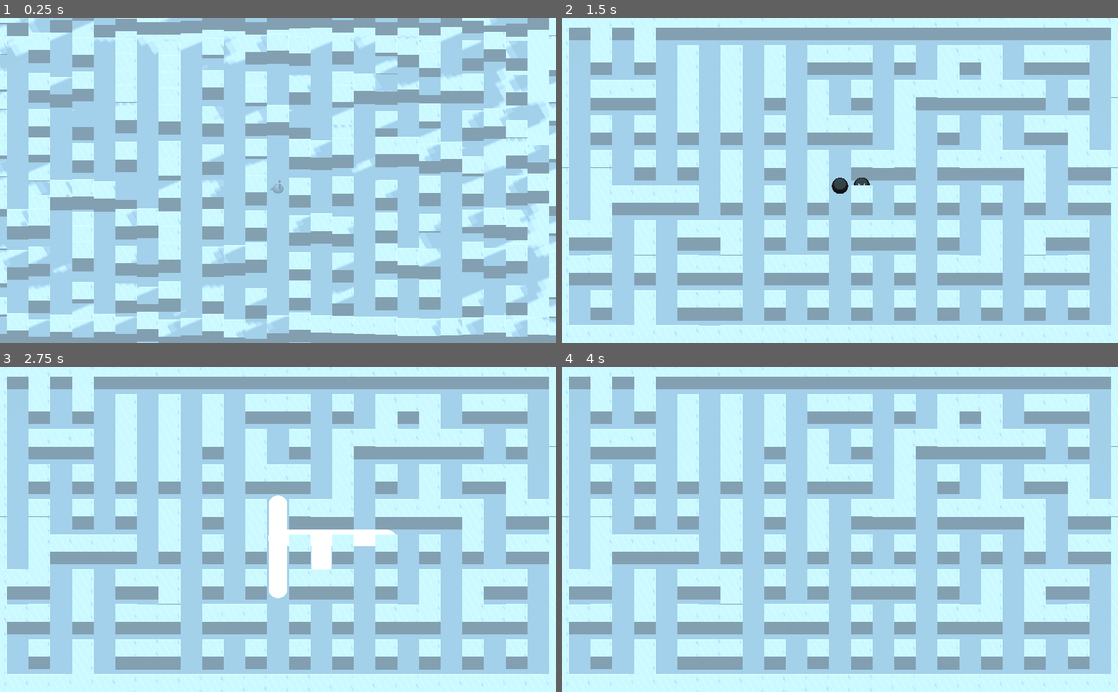
Above: before the commit, frames 1-4 (two rows, left to right).
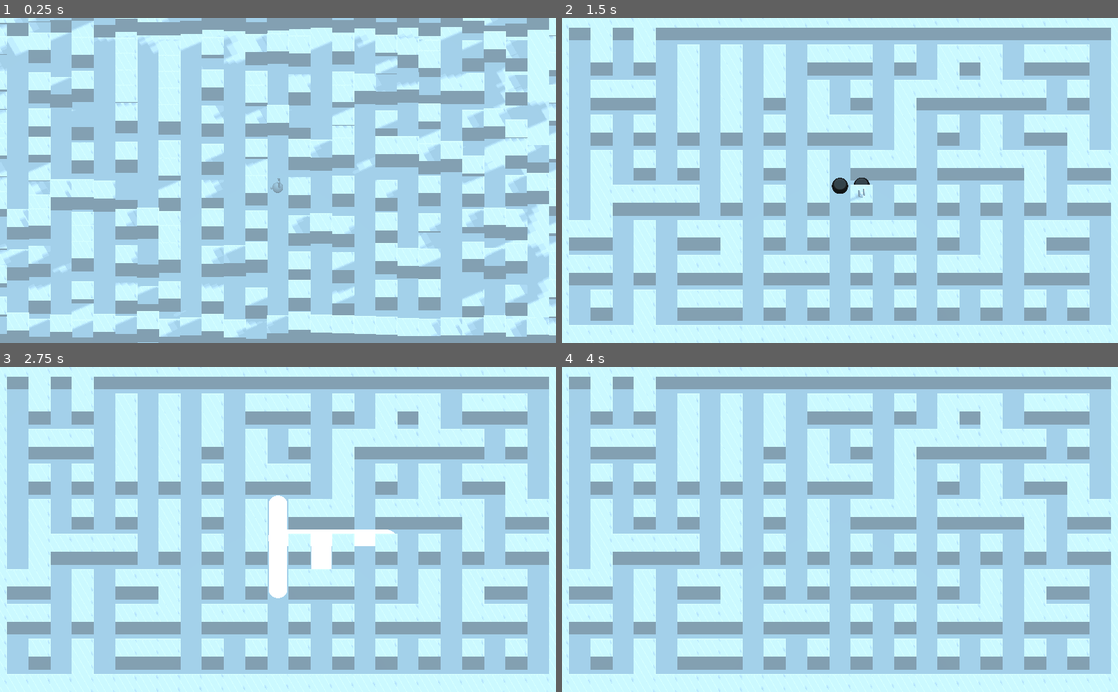
Above: after the commit, the same moments.

Repository: droqen/tojam2024battle
Game: Godot game, scene res://dev/droqen/control_test.tscn
Same seed, same stepped clock (60 frames per second), same inputs: the game is played once before the commit and once after it.
Inputs:
- Up to frame 1 (0.25 s): no input
- Up to frame 2 (1.5 s): tap Enter (ui_accept) at 0.5, 0.6, 0.77, 1.07, 1.35 s; hold Right (ui_right) 0.53-1.28 s; hold Down (ui_down) from 1.28 s (still down)
- Up to frame 3 (2.75 s): tap Enter (ui_accept) at 1.52, 1.82, 2, 2.1 s; release Down (ui_down) at 2.03 s; hold Right (ui_right) from 2.03 s (still down)
- Up to frame 4 (4 s): release Right (ui_right) at 2.78 s; hold Up (ui_up) 2.78-3.53 s; tap Enter (ui_accept) at 2.85, 3.02, 3.32, 3.6, 3.77 s; hold Left (ui_left) from 3.53 s (still down)

The runs differ from the first frame. In frame 1, 2.4% of the frame differs, in the area x 0-100%, y 0-100%; in frame 2, 1.8%; in frame 3, 1.7%; in frame 4, 1.7%.

Commit message:
bunny position stuff

Diff:
--- a/bomberman_project/dev/droqen/GridMover.gd
+++ b/bomberman_project/dev/droqen/GridMover.gd
@@ -5,8 +5,9 @@
 
 func _physics_process(_delta):
 
-	$looktarget.translation = lerp($looktarget.translation, goalfacedir, 0.40)
-	look_at_from_position(Vector3.ZERO, $looktarget.translation, Vector3.UP)
+	$looktarget.translation = lerp($looktarget.translation + translation, goalfacedir, 0.40)
+	look_at($looktarget.translation, Vector3.UP)
+#	look_at_from_position(Vector3.ZERO, $looktarget.translation, Vector3.UP)
 
 	$Node/column.translation = goalpos
 
--- /dev/null
+++ b/bomberman_project/dev/droqen/jitter_test.tscn
@@ -0,0 +1,11 @@
+[gd_scene load_steps=2 format=2]
+
+[ext_resource path="res://gameplay/basic_block.tscn" type="PackedScene" id=1]
+
+[node name="Spatial" type="Spatial"]
+
+[node name="block" parent="." instance=ExtResource( 1 )]
+transform = Transform( 1, 0, 0, 0, 1, 0, 0, 0, 1, 0, 2.14871, 0 )
+
+[node name="Camera" type="Camera" parent="."]
+transform = Transform( 1, 0, 0, 0, 1, 0, 0, 0, 1, 0, 0, 4.92779 )
--- a/bomberman_project/gameplay/GridObject.gd
+++ b/bomberman_project/gameplay/GridObject.gd
@@ -5,6 +5,7 @@
 var cell : Vector2
 
 var velocity : Vector3
+var floorheight : float = 0.0
 
 var just_entered : bool = false
 
@@ -40,13 +41,16 @@
 		return true
 func _physics_process(_delta):
 	just_entered = false
-	velocity.x = lerp(velocity.x, (goalpos-translation).x, 0.15)
-	velocity.z = lerp(velocity.z, (goalpos-translation).z, 0.15)
-	if translation.y > 0:
+	var new_ground_velocity = lerp(velocity, (goalpos-translation).limit_length(0.2)*2, 0.2)
+	if (goalpos-translation).length() < 0.2:
+		new_ground_velocity *= 0.5
+	velocity.x = new_ground_velocity.x
+	velocity.z = new_ground_velocity.z
+	if translation.y > floorheight + 0.01 or velocity.y > 0:
 		velocity.y -= 0.02
 	else:
-		translation.y = 0
-		if velocity.y < -0.02:
+		translation.y = floorheight
+		if velocity.y < -0.04:
 			velocity.y *= -0.5
 		else:
 			velocity.y = 0.0
--- a/bomberman_project/gameplay/PlayerMover.gd
+++ b/bomberman_project/gameplay/PlayerMover.gd
@@ -12,6 +12,8 @@
 	)
 	if dpad:
 		self.try_move(dpad)
+		self.velocity.y = 0.2
+		self.floorheight = 0.0
 
 	if Input.is_action_just_pressed("ui_accept"):
 		drop_bomb()
@@ -23,4 +25,6 @@
 		if obj != self:
 			return false # drop failed
 	var bomb = BOMB.instance().setup(get_parent(), cell)
+	self.velocity.y = 0.2
+	self.floorheight = 2.0
 	return true # drop succeeded
--- a/bomberman_project/gameplay/basic_block.tscn
+++ b/bomberman_project/gameplay/basic_block.tscn
@@ -3,7 +3,7 @@
 [ext_resource path="res://gameplay/WallObject.gd" type="Script" id=1]
 
 [sub_resource type="CubeMesh" id=1]
-size = Vector3( 4, 4, 4 )
+size = Vector3( 4.1, 4.1, 4.1 )
 
 [node name="block" type="Spatial"]
 script = ExtResource( 1 )
--- a/bomberman_project/scene/subsystems/bunny.tscn
+++ b/bomberman_project/scene/subsystems/bunny.tscn
@@ -22,18 +22,19 @@
 script = ExtResource( 1 )
 
 [node name="sphere" type="MeshInstance" parent="."]
+transform = Transform( 1, 0, 0, 0, 1, 0, 0, 0, 1, 0, 0.480345, 0 )
 mesh = SubResource( 3 )
 
 [node name="tail" type="MeshInstance" parent="."]
-transform = Transform( 1, 0, 0, 0, 1, 0, 0, 0, 1, 0, 0, 1.168 )
+transform = Transform( 1, 0, 0, 0, 1, 0, 0, 0, 1, 0, 0.480345, 1.168 )
 mesh = SubResource( 4 )
 
 [node name="ear" type="MeshInstance" parent="."]
-transform = Transform( 1, 0, 0, 0, 1, 0, 0, 0, 1, 0.462, 1.409, -0.362 )
+transform = Transform( 1, 0, 0, 0, 1, 0, 0, 0, 1, 0.462, 1.88935, -0.362 )
 mesh = SubResource( 5 )
 
 [node name="ear2" type="MeshInstance" parent="."]
-transform = Transform( 1, 0, 0, 0, 1, 0, 0, 0, 1, -0.462, 1.409, -0.362 )
+transform = Transform( 1, 0, 0, 0, 1, 0, 0, 0, 1, -0.462, 1.88935, -0.362 )
 mesh = SubResource( 5 )
 
 [node name="looktarget" type="Position3D" parent="."]
